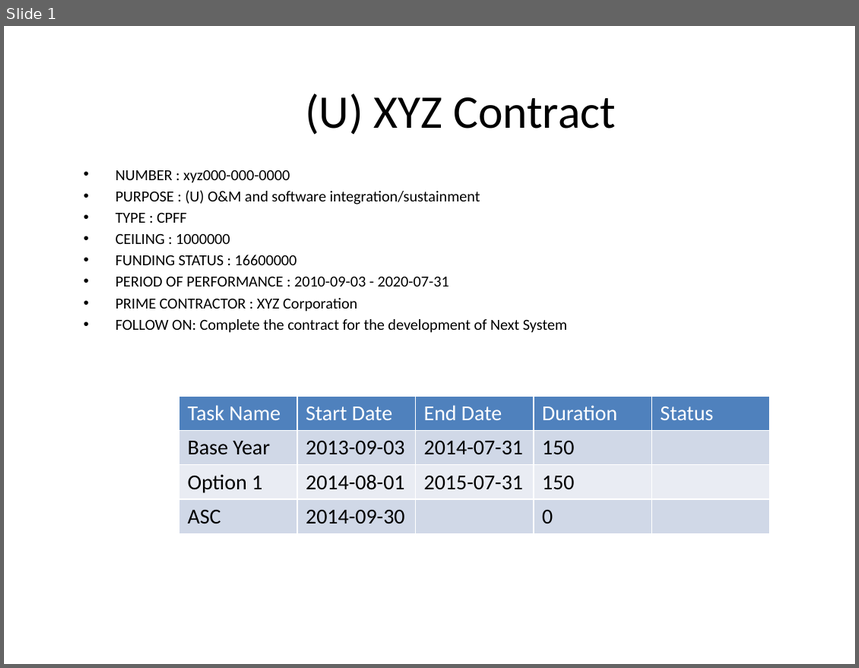
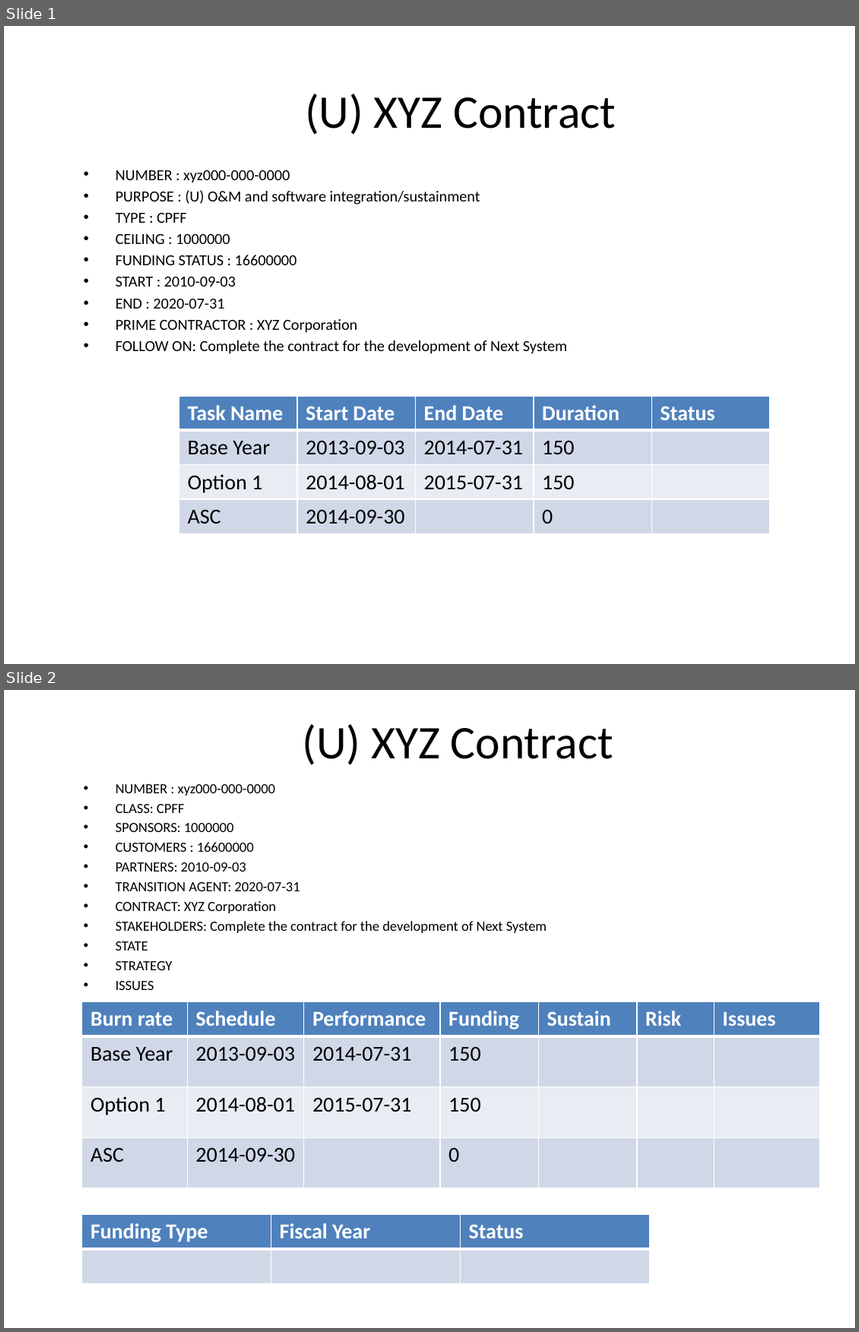
Before and after one commit to sastafford/marklogic-powerpoint, a slide deck: src/main/resources/powerpoint/template.pptx. Shown one above the other, each under a label of ours: slide 1 before the commit, slides 1 and 2 after it. The pictures are 859x668 and 859x1332 pixels, drawn with LibreOffice and Linux fonts; fonts in the diff are those of the drawing. Boxes give left, top, right and bottom in pixels: in the first picture for what was removed or moved away, otherwise in the second. Text is boxed around its words. In the diff, an @@ line names an element or a change of style, - is before the commit and + after.

Commit message:
New powerpoint template

```diff
--- a/src/main/resources/powerpoint/template.pptx
+++ b/src/main/resources/powerpoint/template.pptx
@@ slide 2 added at <box>4,690,855,1328</box>, background #FFFFFF @@
@@ title added at <box>303,724,614,765</box>, 39.6 pt, text #000000 @@
+(U) XYZ Contract
@@ text added at <box>116,784,547,970</box>, 11.9 pt, text #000000 @@
+• NUMBER : xyz000-000-0000
+• CLASS: CPFF
+• SPONSORS: 1000000
+• CUSTOMERS : 16600000
+• PARTNERS: 2010-09-03
+• TRANSITION AGENT: 2020-07-31
+• CONTRACT: XYZ Corporation
+• STAKEHOLDERS: Complete the contract for the development of Next System
+• STATE
+• STRATEGY
+• ISSUES
@@ table added at <box>82,1002,821,1189</box>, 4 rows, 7 columns @@
+Burn rate | Schedule | Performance | Funding | Sustain | Risk | Issues
+Base Year | 2013-09-03 | 2014-07-31 | 150 |  |  | 
+Option 1 | 2014-08-01 | 2015-07-31 | 150 |  |  | 
+ASC | 2014-09-30 |  | 0 |  |  | 
@@ table added at <box>82,1215,649,1284</box>, 2 rows, 3 columns @@
+Funding Type | Fiscal Year | Status
+ |  | 
@@ slide 1 changed as well @@
@@ text at <box>116,277,236,309</box>: text changed @@
-• PERIOD OF PERFORMANCE : 2010-09-03 - 2020-07-31
+• START : 2010-09-03
+• END : 2020-07-31
@@ table at <box>180,396,771,534</box> @@
@@ bold on in "Task Name", "Start Date", "End Date", "Duration" and 1 more places @@
```
